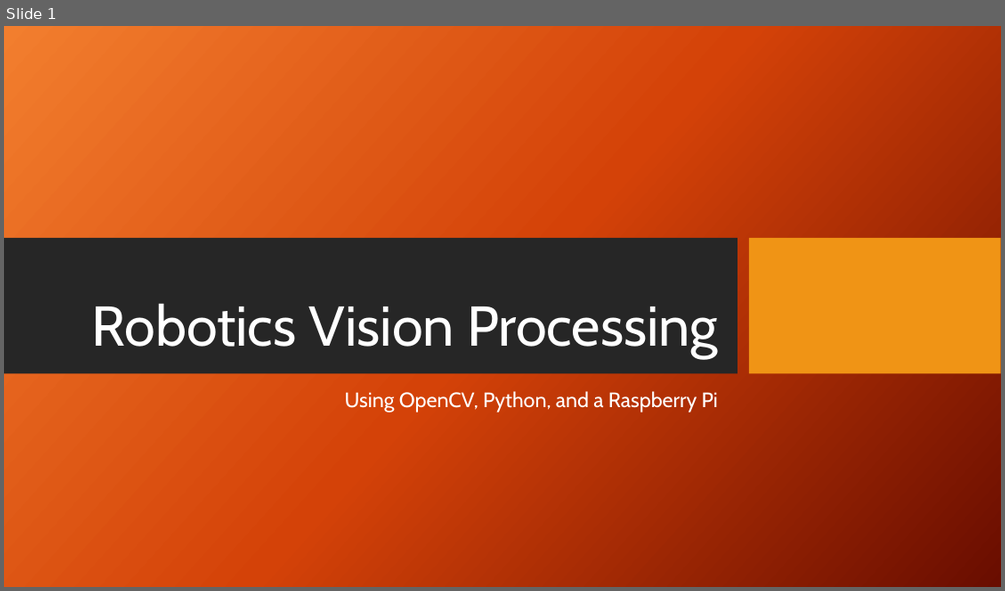
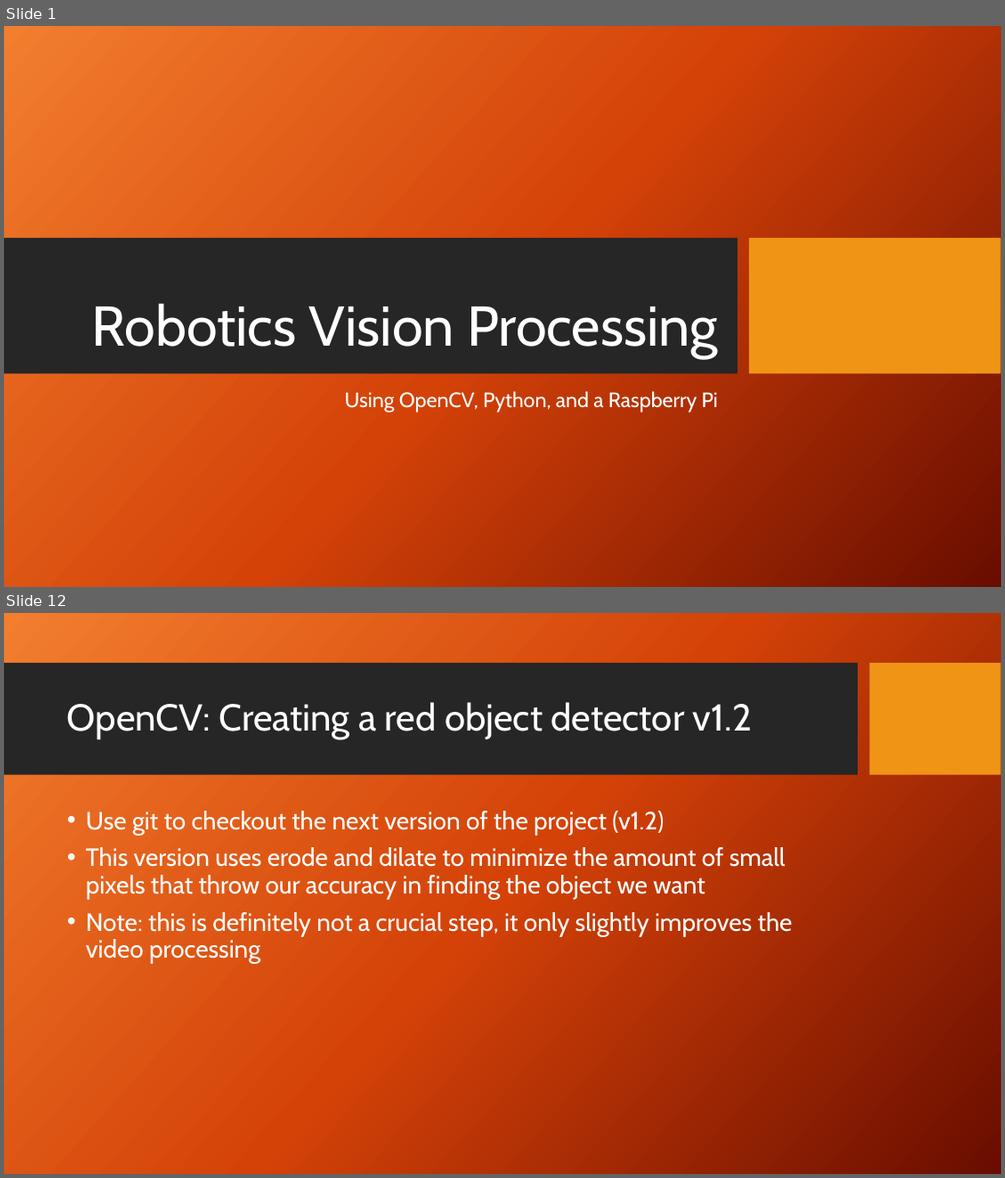
Before and after one commit to jviszlai/opencvPythonTutorial, a slide deck: PowerPoint.pptx. Shown one above the other, each under a label of ours: slide 1 before the commit, slides 1 and 12 after it; the slides between them are not shown. The pictures are 1005x591 and 1005x1178 pixels, drawn with LibreOffice and Linux fonts; fonts in the diff are those of the drawing; background and template pictures are left out. Boxes give left, top, right and bottom in pixels: in the first picture for what was removed or moved away, otherwise in the second. Text is boxed around its words. In the diff, an @@ line names an element or a change of style, - is before the commit and + after.

```diff
--- a/PowerPoint.pptx
+++ b/PowerPoint.pptx
@@ slide 12 added at [4, 613, 1001, 1174], background picture (left out) @@
@@ rectangle added at [4, 663, 858, 775], fill #262626 @@
@@ rectangle added at [870, 663, 1001, 775], fill #F09415 @@
@@ title added at [67, 702, 752, 739], 36 pt, text #FFFFFF @@
+OpenCV: Creating a red object detector v1.2
@@ text added at [86, 811, 793, 963], 24 pt, text #FFFFFF @@
+• Use git to checkout the next version of the project (v1.2)
+• This version uses erode and dilate to minimize the amount of small pixels that throw our accuracy in finding the object we want
+• Note: this is definitely not a crucial step, it only slightly improves the video processing
```
Also in this commit, not shown: 3 slides changed, 11 other slides added.
